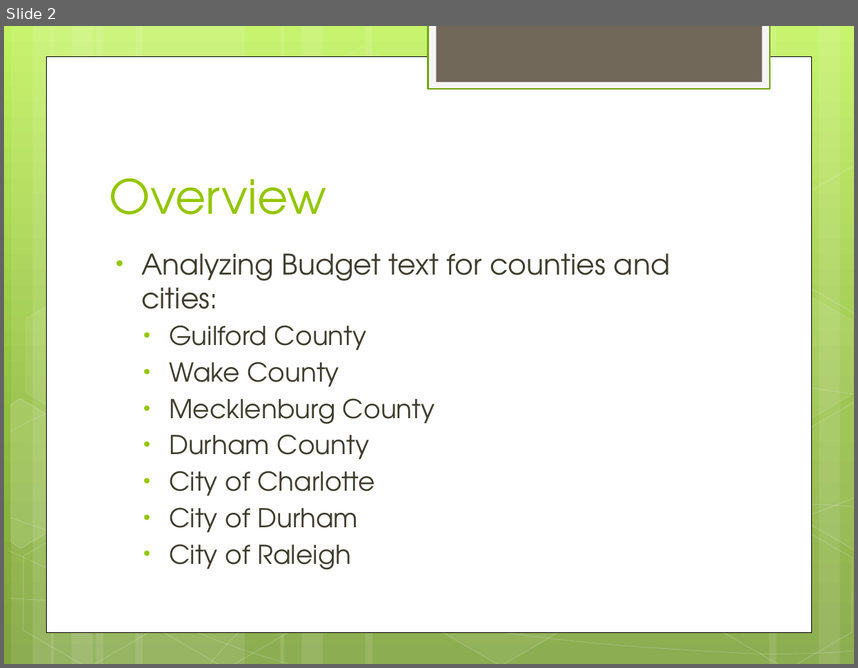
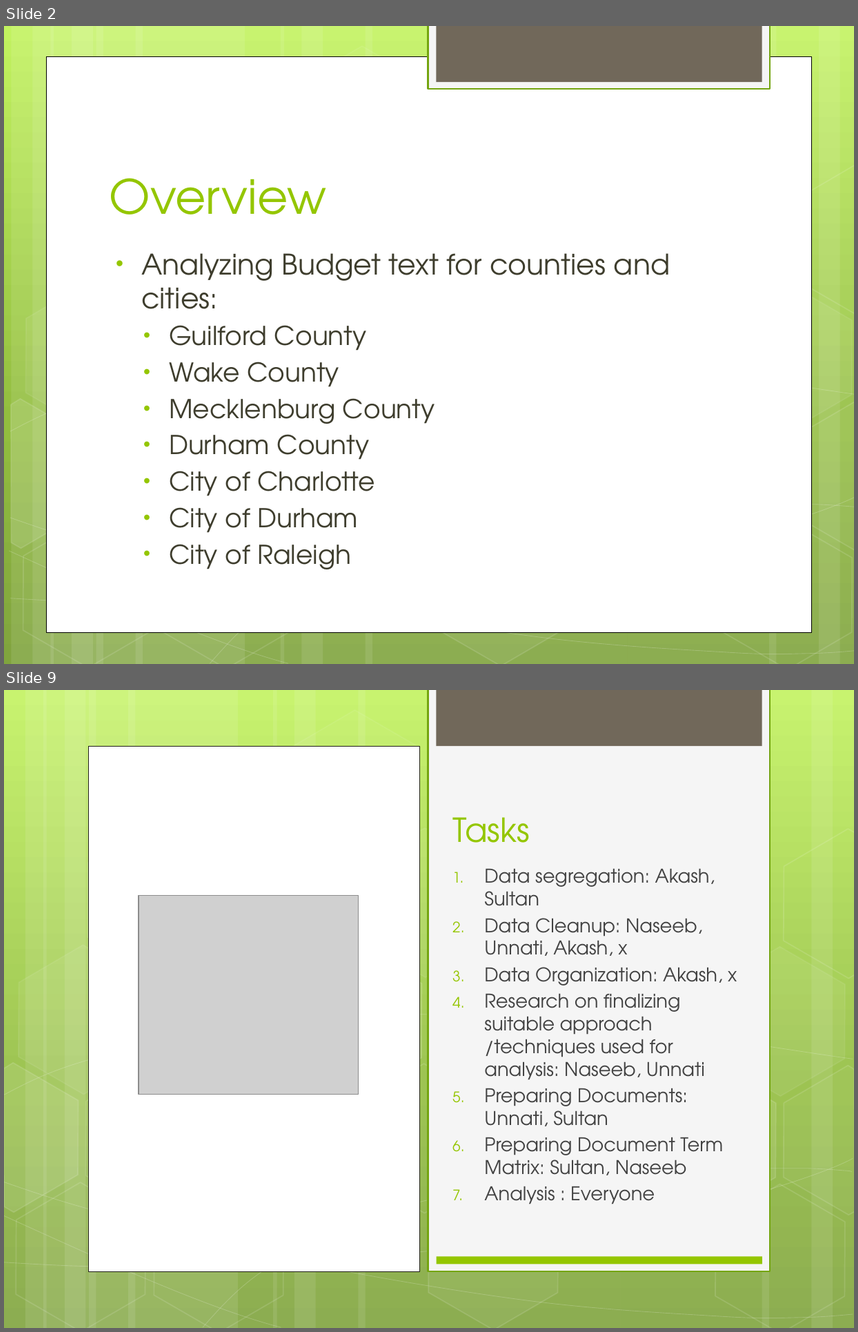
Before and after one commit to UNCG-CSE/Budget_Text_Analysis, a slide deck: doc/Project Review 1.pptx. Shown one above the other, each under a label of ours: slide 2 before the commit, slides 2 and 9 after it; the slides between them are not shown. The pictures are 858x668 and 858x1332 pixels, drawn with LibreOffice and Linux fonts; fonts in the diff are those of the drawing; grey boxes stand for pictures. Boxes give left, top, right and bottom in pixels: in the first picture for what was removed or moved away, otherwise in the second. Text is boxed around its words. In the diff, an @@ line names an element or a change of style, - is before the commit and + after.

```diff
--- a/doc/Project Review 1.pptx
+++ b/doc/Project Review 1.pptx
@@ slide 9 added at [4,690,854,1328], background gradient #C3F35F to #93BF3F to #81A53E; not listed: 1 template element that a slide beside it also shows @@
@@ rectangle added at [428,690,770,1272], fill #F5F5F5, outline #74A510 1.25 pt @@
@@ rectangle added at [88,746,419,1272], fill #FFFFFF, outline #1F1E16 0.25 pt @@
@@ group added at [4,690,854,1328]: 13 hexagons, 12 rectangles, 8 freeform shapes @@
@@ title added at [452,817,530,842], 28 pt, text #94C600 @@
+Tasks
@@ text added at [484,869,737,1204], 16 pt, text #424242 @@
+1. Data segregation: Akash, Sultan
+2. Data Cleanup: Naseeb, Unnati, Akash, x
+3. Data Organization: Akash, x
+4. Research on finalizing suitable approach /techniques used for analysis: Naseeb, Unnati
+5. Preparing Documents: Unnati, Sultan
+6. Preparing Document Term Matrix: Sultan, Naseeb
+7. Analysis : Everyone
@@ picture added at [139,896,358,1094] @@
@@ rectangle added at [437,1256,762,1264], fill #94C600 @@
```
Also in this commit, not shown: 1 slide changed, 5 other slides added, 1 other file.
